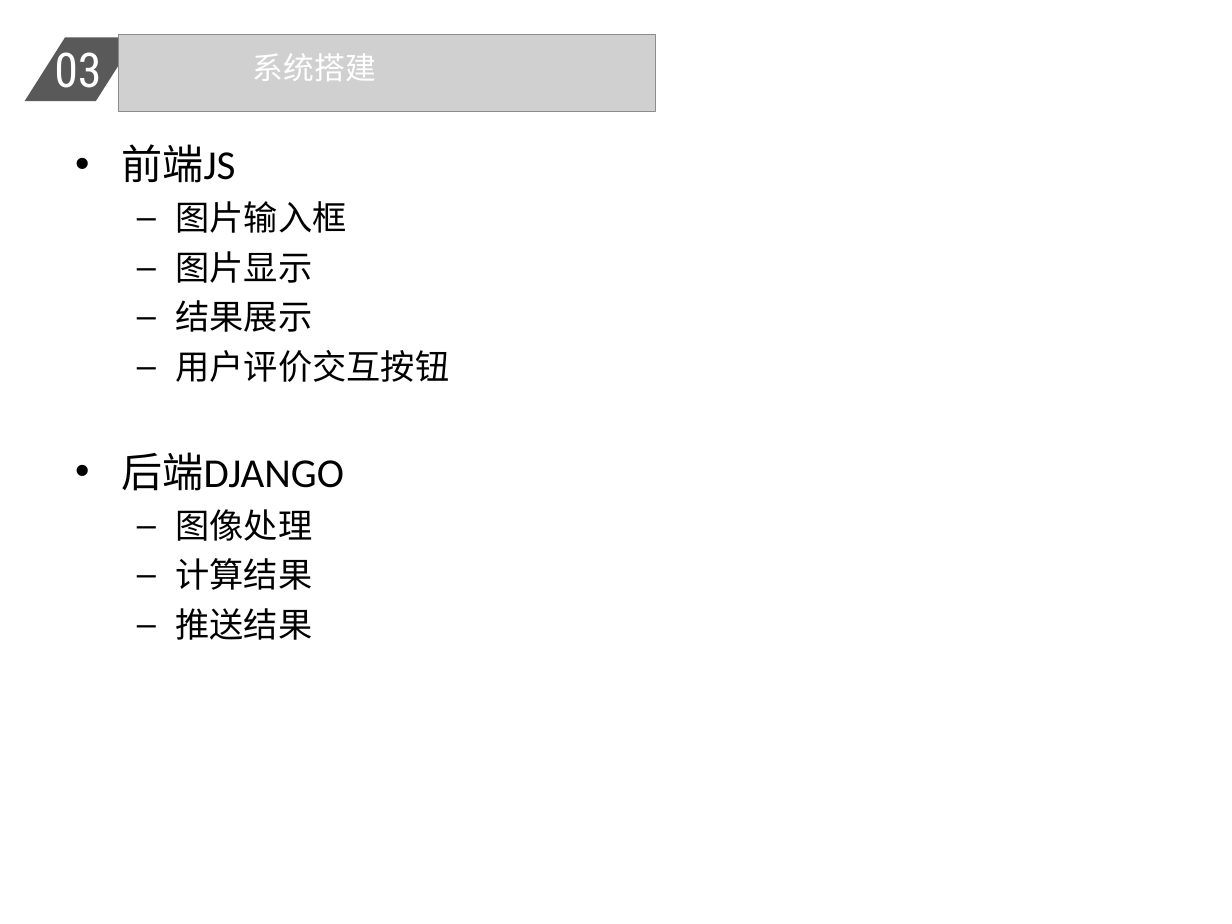
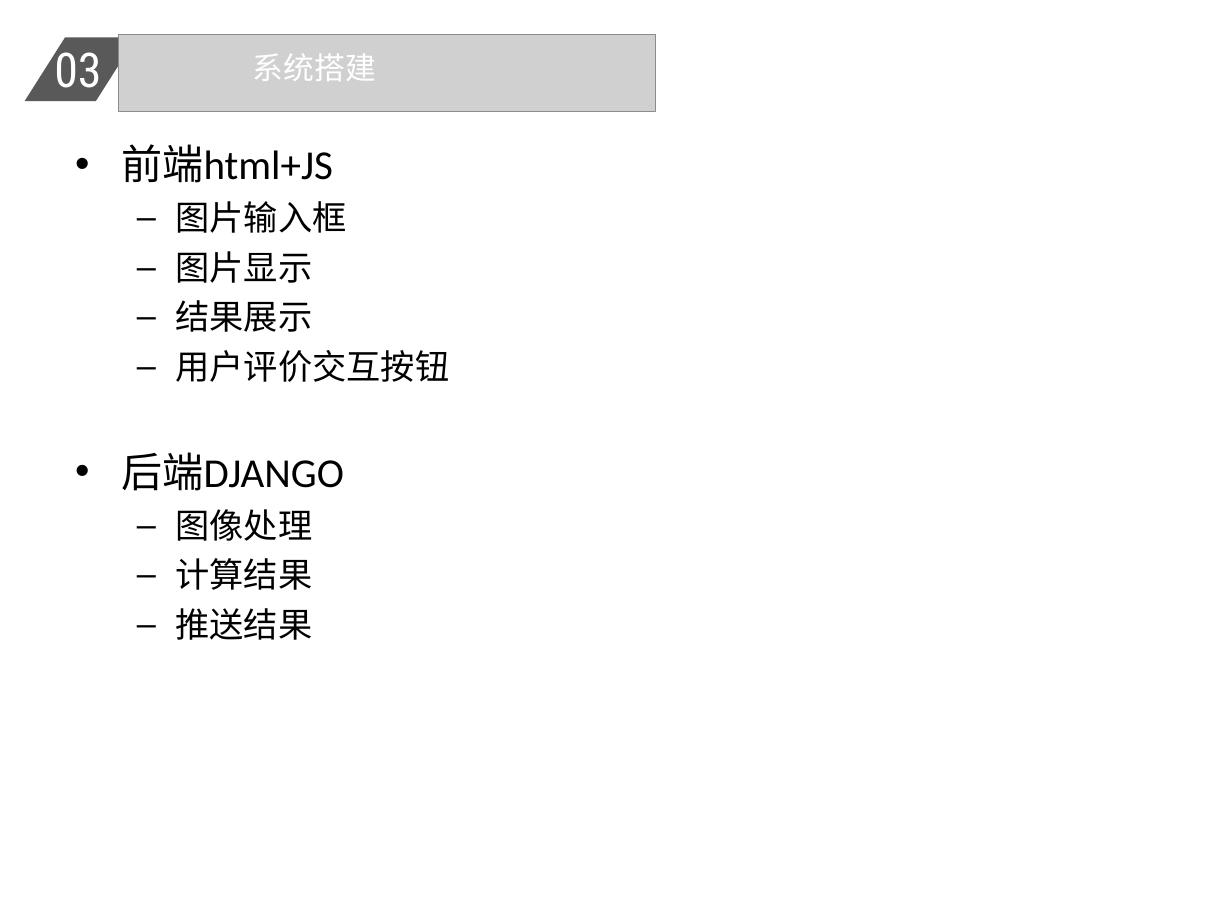
Before and after one commit to zhuyi55/img_caption, a slide deck: slide 6 of documents/report_2.ppt. Drawn at 1232x924 pixels with LibreOffice and Linux fonts; fonts in the diff are those of the drawing; grey boxes stand for pictures. Boxes give left, top, right and bottom in pixels: in the first picture for what was removed or moved away, otherwise in the second. Text is boxed around its words. In the diff, an @@ line names an element or a change of style, - is before the commit and + after.

```diff
--- a/documents/report_2.ppt
+++ b/documents/report_2.ppt
@@ text at [121,144,333,183]: text changed @@
-• 前端JS
+• 前端html+JS
```
Also in this commit, not shown: 1 other slide changed, 4 other files.
